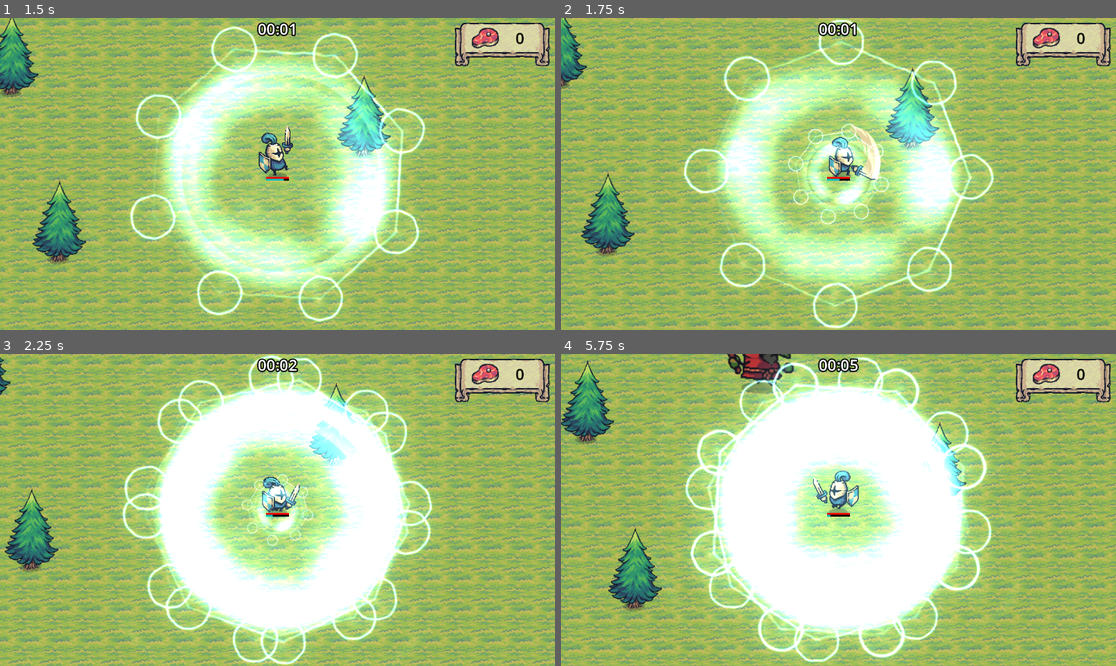
Above: before the commit, frames 1-4 (two rows, left to right).
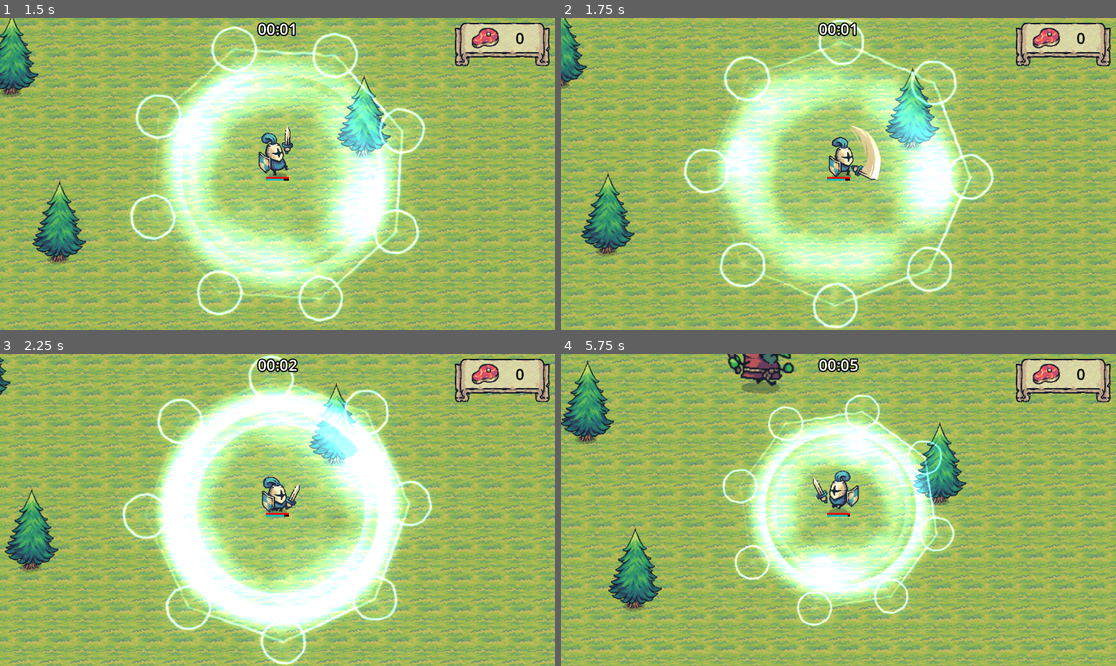
Above: after the commit, the same moments.

Repository: GracilianoOG/godot-dio-tiny-swords
Game: Godot game, scene res://main.tscn
The game is run twice, just before and just after one commit, with the same random seed, the same clock (stepped at 60 frames per second) and the same inputs.
Inputs (mouse positions are in pixels of both pictures, inside the frame that each line leads up to):
- Up to frame 1 (1.5 s): move the mouse to (399, 158) at 0.52 s; hold D (move_right) 0.53-1.28 s; tap F (special) at 0.6 s; move the mouse to (166, 189) at 1.27 s; hold S (move_down) from 1.28 s (still down); click (166, 189) at 1.35 s
- Up to frame 2 (1.75 s): keep holding S (move_down); tap F (special) at 1.55 s
- Up to frame 3 (2.25 s): move the mouse to (333, 441) at 2.02 s; release S (move_down) at 2.03 s; hold D (move_right) from 2.03 s (still down); tap F (special) at 2.1 s
- Up to frame 4 (5.75 s): move the mouse to (810, 572) at 2.77 s; release D (move_right) at 2.78 s; hold W (move_up) 2.78-3.53 s; tap F (special) at 2.85, 3.8, 4.35, 5.1 s; move the mouse to (1005, 556) at 3.52 s; hold A (move_left) 3.53-5.03 s; click (1005, 556) at 3.6 s; move the mouse to (672, 463) at 4.27 s; move the mouse to (866, 510) at 5.02 s; hold S (move_down) from 5.03 s (still down)

Frame 1 is identical in both runs. In frame 2, 2.7% of the frame differs, in the area x 40-60%, y 33-67%; in frame 3, 18%; in frame 4, 35%, in the area x 22-78%, y 0-99%.

Commit message:
Fix player casting multiple rituals

Diff:
--- a/player/player.gd
+++ b/player/player.gd
@@ -163,7 +163,8 @@
 
 func special():
 	var special_cost = 25
-	if mana < special_cost:
+
+	if mana < special_cost or has_node("Ritual"):
 		return
 
 	var ritual = ritual_scene.instantiate()
